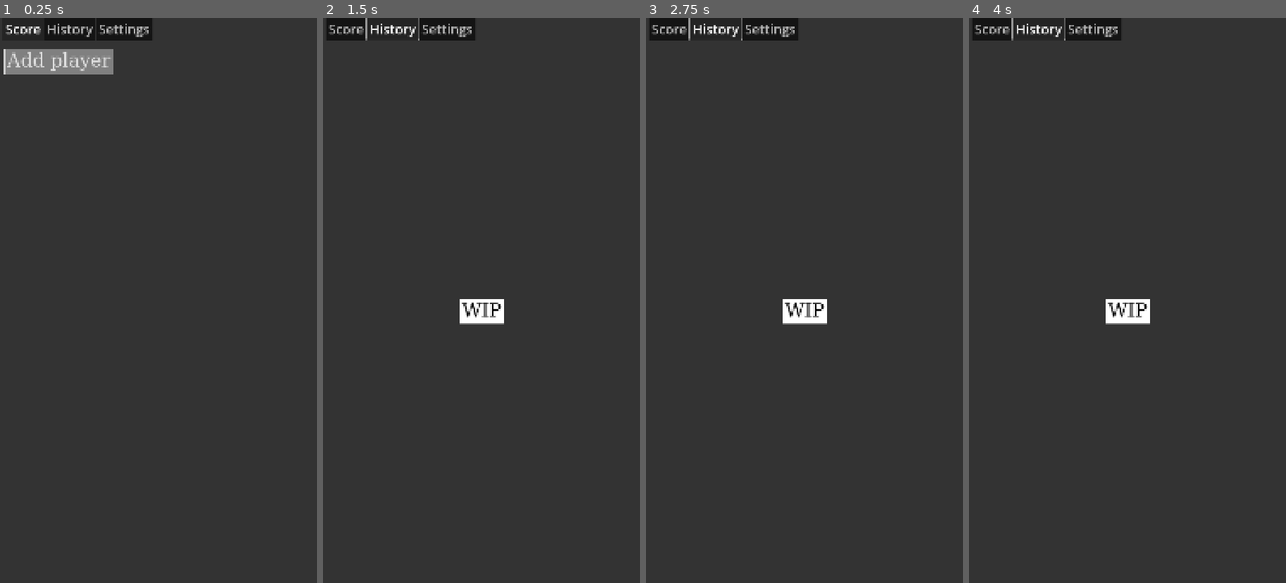
Above: before the commit, frames 1-4 (left to right).
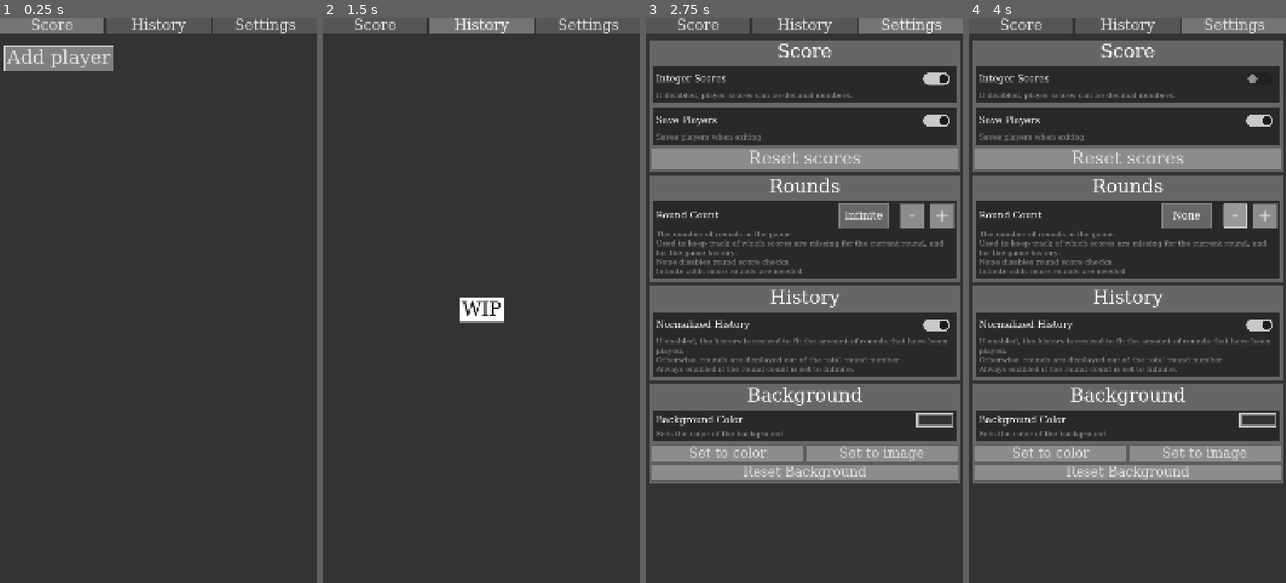
Above: after the commit, the same moments.

Repository: EnderiteFox/score-plus-plus
Game: Godot game, scene res://ui/main_ui/main_ui.tscn
Two runs of this game, one before a commit and one after it. Both use one fixed random seed, a clock stepped at 60 frames per second and the inputs below.
Inputs (mouse positions are in pixels of both pictures, inside the frame that each line leads up to):
- Up to frame 1 (0.25 s): no input
- Up to frame 2 (1.5 s): click (373, 23) at 0.5 s, where only the run after the commit has a clickable "Score"; click (481, 23) at 1.25 s, where only the run after the commit has a clickable "History"
- Up to frame 3 (2.75 s): click (912, 23) at 2 s, where only the run after the commit has a clickable "Settings"
- Up to frame 4 (4 s): click (1260, 80) at 2.77 s; click (1235, 215) at 3.5 s, where only the run after the commit has a clickable "-"

The runs differ from the first frame. In frame 1, 3.8% of the frame differs, in the area x 0-100%, y 0-10%; in frame 2, 3.3%; in frame 3, 41%, in the area x 0-100%, y 0-83%; in frame 4, 41%.

Commit message:
Make tabs take full width

Diff:
--- /dev/null
+++ b/script/tab_buttons.gd
@@ -0,0 +1,21 @@
+class_name TabButtons
+extends Control
+
+const THEME_VAR_TAB_BUTTON: StringName = &"TabButton"
+const THEME_VAR_TAB_BUTTON_SELECTED: StringName = &"TabButtonSelected"
+
+
+@export var buttons: Dictionary[Button, Control]
+
+
+func _ready() -> void:
+	for button in buttons:
+		button.pressed.connect(_on_tab_button_pressed.bind(button, buttons[button]))
+
+
+func _on_tab_button_pressed(button: Button, pressed_tab: Control) -> void:
+	for all_button in buttons:
+		buttons[all_button].visible = false
+		all_button.theme_type_variation = THEME_VAR_TAB_BUTTON
+	pressed_tab.visible = true
+	button.theme_type_variation = THEME_VAR_TAB_BUTTON_SELECTED
--- a/theme/ui_theme.tres
+++ b/theme/ui_theme.tres
@@ -119,6 +119,15 @@
 
 [sub_resource type="StyleBoxEmpty" id="StyleBoxEmpty_v6wrm"]
 
+[sub_resource type="StyleBoxFlat" id="StyleBoxFlat_xhl8p"]
+bg_color = Color(0.473976, 0.473976, 0.473975, 1)
+
+[sub_resource type="StyleBoxFlat" id="StyleBoxFlat_yj2gf"]
+bg_color = Color(0.336608, 0.336608, 0.336608, 1)
+
+[sub_resource type="StyleBoxFlat" id="StyleBoxFlat_if7g6"]
+bg_color = Color(0.454524, 0.454524, 0.454524, 1)
+
 [sub_resource type="StyleBoxEmpty" id="StyleBoxEmpty_27v6b"]
 
 [sub_resource type="StyleBoxLine" id="StyleBoxLine_v6wrm"]
@@ -171,6 +180,15 @@
 SettingsTitle/base_type = &"Label"
 SettingsTitle/colors/font_color = Color(1, 1, 1, 1)
 SettingsTitle/styles/normal = SubResource("StyleBoxEmpty_v6wrm")
+TabButton/base_type = &"Button"
+TabButton/font_sizes/font_size = 50
+TabButton/styles/hover = SubResource("StyleBoxFlat_xhl8p")
+TabButton/styles/normal = SubResource("StyleBoxFlat_yj2gf")
+TabButtonSelected/base_type = &"Button"
+TabButtonSelected/font_sizes/font_size = 50
+TabButtonSelected/styles/hover = SubResource("StyleBoxFlat_if7g6")
+TabButtonSelected/styles/normal = SubResource("StyleBoxFlat_if7g6")
+TabButtonSelected/styles/pressed = SubResource("StyleBoxFlat_if7g6")
 TabContainer/font_sizes/font_size = 45
 TabContainer/styles/panel = SubResource("StyleBoxEmpty_27v6b")
 VBoxContainer/constants/separation = 10
--- a/ui/main_ui/main_ui.tscn
+++ b/ui/main_ui/main_ui.tscn
@@ -1,7 +1,8 @@
-[gd_scene load_steps=7 format=3 uid="uid://bfct5sudsqj76"]
+[gd_scene load_steps=8 format=3 uid="uid://bfct5sudsqj76"]
 
 [ext_resource type="Script" uid="uid://bis66l6e6xn3u" path="res://ui/main_ui/main_ui.gd" id="1_bp13i"]
 [ext_resource type="PackedScene" uid="uid://b0lhhhsq3cx0u" path="res://ui/score_tab/score_tab.tscn" id="2_7miss"]
+[ext_resource type="Script" uid="uid://dyw8cuos8pgt3" path="res://script/tab_buttons.gd" id="2_c7c5c"]
 [ext_resource type="PackedScene" uid="uid://wfoawl85lwko" path="res://ui/history_tab/history_tab.tscn" id="3_3jxcf"]
 [ext_resource type="PackedScene" uid="uid://vvix07tir73f" path="res://ui/settings_tab/settings_tab.tscn" id="3_bsycw"]
 [ext_resource type="Script" uid="uid://cfuuomxtwhv7x" path="res://ui/vkeyboard_resizer.gd" id="4_bsycw"]
@@ -44,29 +45,70 @@
 texture = SubResource("PlaceholderTexture2D_bp13i")
 expand_mode = 1
 
-[node name="TabContainer" type="TabContainer" parent="Control"]
+[node name="TabsContainer" type="Control" parent="Control" node_paths=PackedStringArray("buttons")]
 layout_mode = 1
 anchors_preset = 15
 anchor_right = 1.0
 anchor_bottom = 1.0
 grow_horizontal = 2
 grow_vertical = 2
-current_tab = 0
-clip_tabs = false
+script = ExtResource("2_c7c5c")
+buttons = {
+NodePath("VBoxContainer/HBoxContainer/ScoreTabButton"): NodePath("VBoxContainer/Tabs/ScoreTab"),
+NodePath("VBoxContainer/HBoxContainer/HistoryTabButton"): NodePath("VBoxContainer/Tabs/HistoryTab"),
+NodePath("VBoxContainer/HBoxContainer/SettingsTabButton"): NodePath("VBoxContainer/Tabs/SettingsTab")
+}
 
-[node name="Score" parent="Control/TabContainer" instance=ExtResource("2_7miss")]
+[node name="VBoxContainer" type="VBoxContainer" parent="Control/TabsContainer"]
+layout_mode = 1
+anchors_preset = 15
+anchor_right = 1.0
+anchor_bottom = 1.0
+grow_horizontal = 2
+grow_vertical = 2
+
+[node name="HBoxContainer" type="HBoxContainer" parent="Control/TabsContainer/VBoxContainer"]
 layout_mode = 2
-metadata/_tab_index = 0
+size_flags_vertical = 0
 
-[node name="History" parent="Control/TabContainer" instance=ExtResource("3_3jxcf")]
+[node name="ScoreTabButton" type="Button" parent="Control/TabsContainer/VBoxContainer/HBoxContainer"]
+layout_mode = 2
+size_flags_horizontal = 3
+size_flags_vertical = 0
+focus_mode = 0
+theme_type_variation = &"TabButtonSelected"
+text = "Score"
+
+[node name="HistoryTabButton" type="Button" parent="Control/TabsContainer/VBoxContainer/HBoxContainer"]
+layout_mode = 2
+size_flags_horizontal = 3
+size_flags_vertical = 0
+focus_mode = 0
+theme_type_variation = &"TabButton"
+text = "History"
+
+[node name="SettingsTabButton" type="Button" parent="Control/TabsContainer/VBoxContainer/HBoxContainer"]
+layout_mode = 2
+size_flags_horizontal = 3
+size_flags_vertical = 0
+focus_mode = 0
+theme_type_variation = &"TabButton"
+text = "Settings"
+
+[node name="Tabs" type="Control" parent="Control/TabsContainer/VBoxContainer"]
+layout_mode = 2
+size_flags_vertical = 3
+
+[node name="ScoreTab" parent="Control/TabsContainer/VBoxContainer/Tabs" instance=ExtResource("2_7miss")]
+layout_mode = 1
+
+[node name="HistoryTab" parent="Control/TabsContainer/VBoxContainer/Tabs" instance=ExtResource("3_3jxcf")]
 visible = false
-layout_mode = 2
-metadata/_tab_index = 1
+layout_mode = 1
 
-[node name="Settings" parent="Control/TabContainer" instance=ExtResource("3_bsycw")]
+[node name="SettingsTab" parent="Control/TabsContainer/VBoxContainer/Tabs" instance=ExtResource("3_bsycw")]
 visible = false
-layout_mode = 2
-metadata/_tab_index = 2
+layout_mode = 1
 
 [node name="KeyboardResizer" type="Control" parent="."]
 layout_mode = 2
Not shown, added: script/tab_buttons.gd.uid
Not shown: 1 places in theme/ui_theme.tres that only renumber resources
